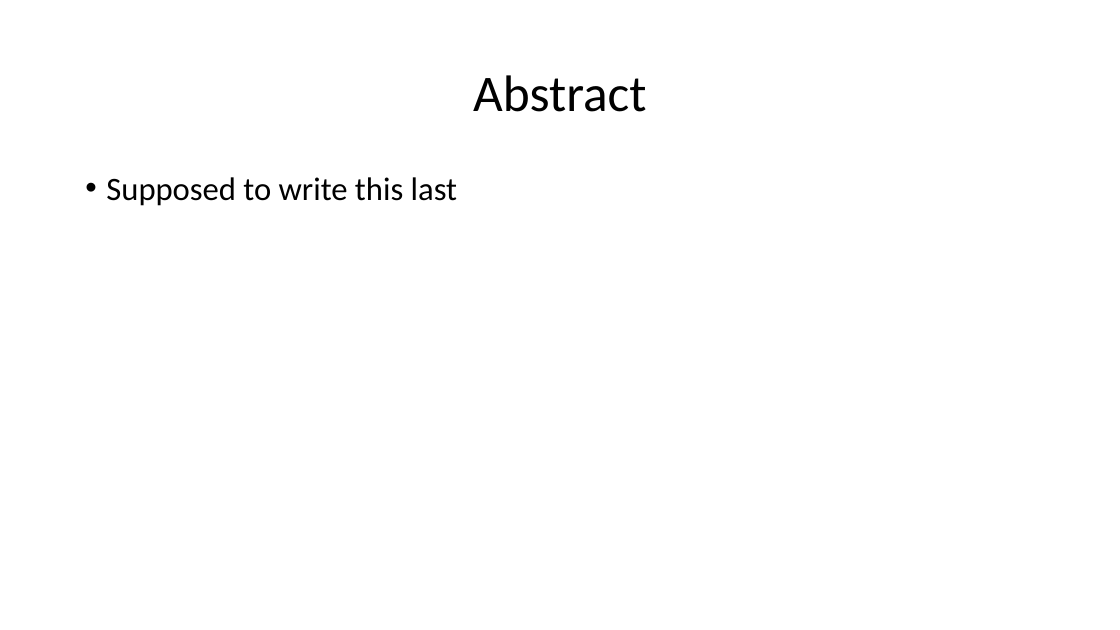
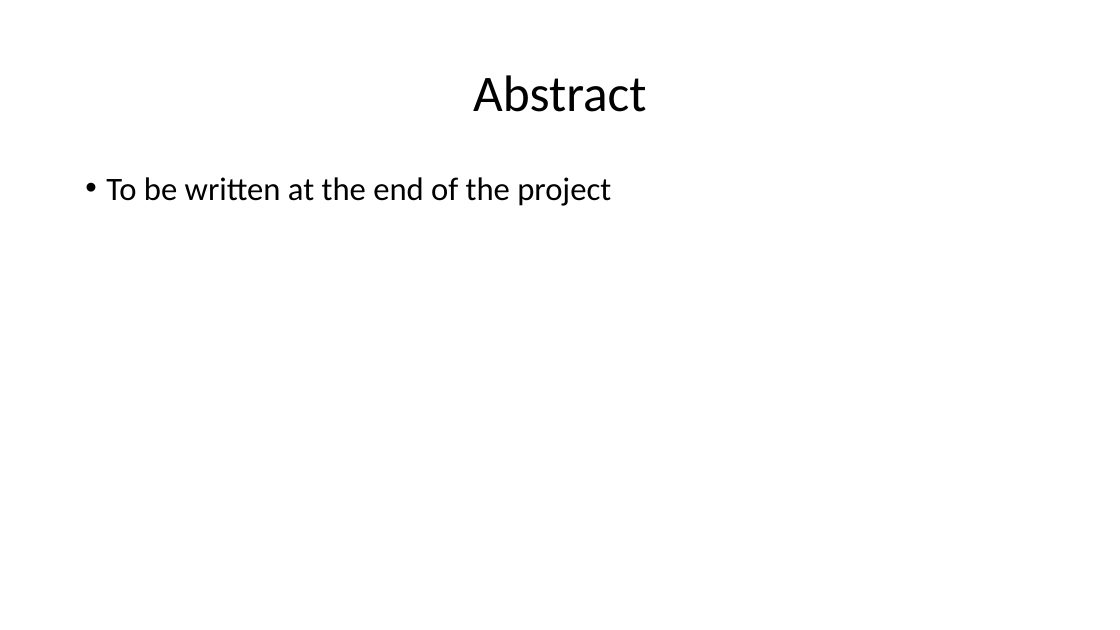
Before and after one commit to Iotaslair/DM-ML-Personal-Project, a slide deck: slide 2 of Presentation.pptx. Drawn at 1120x630 pixels with LibreOffice and Linux fonts; fonts in the diff are those of the drawing. Boxes give left, top, right and bottom in pixels: in the first picture for what was removed or moved away, otherwise in the second. Text is boxed around its words. In the diff, an @@ line names an element or a change of style, - is before the commit and + after.

```diff
--- a/Presentation.pptx
+++ b/Presentation.pptx
@@ text at box(106, 177, 611, 206): text changed @@
-• Supposed to write this last
+• To be written at the end of the project
```
Also in this commit, not shown: 11 other slides changed, 1 slide added, 1 other file.
